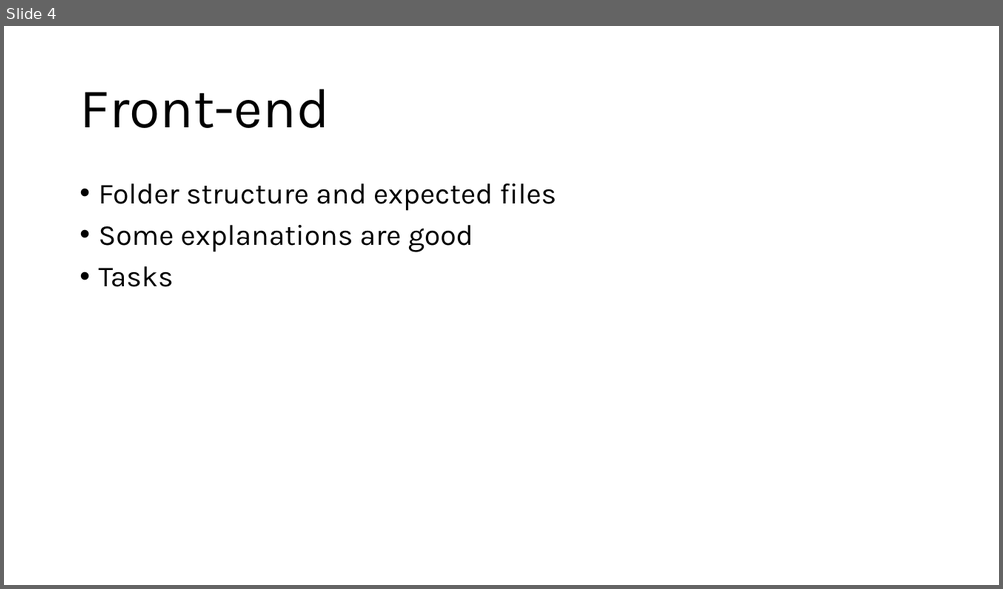
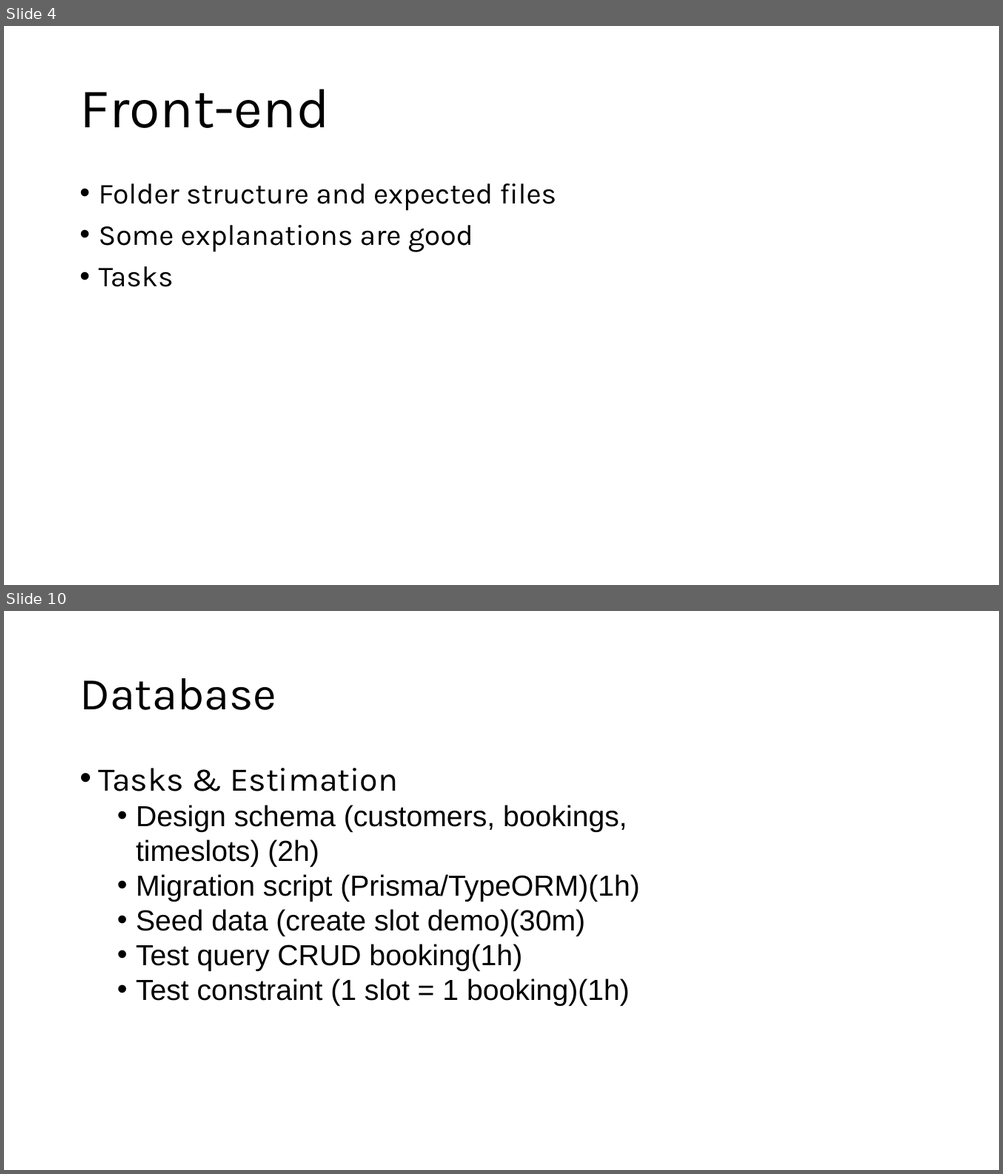
Before and after one commit to daoohoangg/project-practice, a slide deck: golf-24h-project/Golf 24 System Design.pptx. Shown one above the other, each under a label of ours: slide 4 before the commit, slides 4 and 10 after it; the slides between them are not shown. The pictures are 1003x589 and 1003x1174 pixels, drawn with LibreOffice and Linux fonts; fonts in the diff are those of the drawing. Boxes give left, top, right and bottom in pixels: in the first picture for what was removed or moved away, otherwise in the second. Text is boxed around its words. In the diff, an @@ line names an element or a change of style, - is before the commit and + after.

```diff
--- a/golf-24h-project/Golf 24 System Design.pptx
+++ b/golf-24h-project/Golf 24 System Design.pptx
@@ slide 10 added at [4, 611, 999, 1170], background #FFFFFF @@
@@ title added at [79, 678, 276, 710], 44 pt, text #000000 @@
+Database
@@ text added at [99, 768, 640, 1006], 28 pt, text #000000 @@
+• Tasks & Estimation
+  • Design schema (customers, bookings, timeslots) (2h)
+  • Migration script (Prisma/TypeORM)(1h)
+  • Seed data (create slot demo)(30m)
+  • Test query CRUD booking(1h)
+  • Test constraint (1 slot = 1 booking)(1h)
```
Also in this commit, not shown: 1 slide changed, 4 other slides added, 13 other files.
